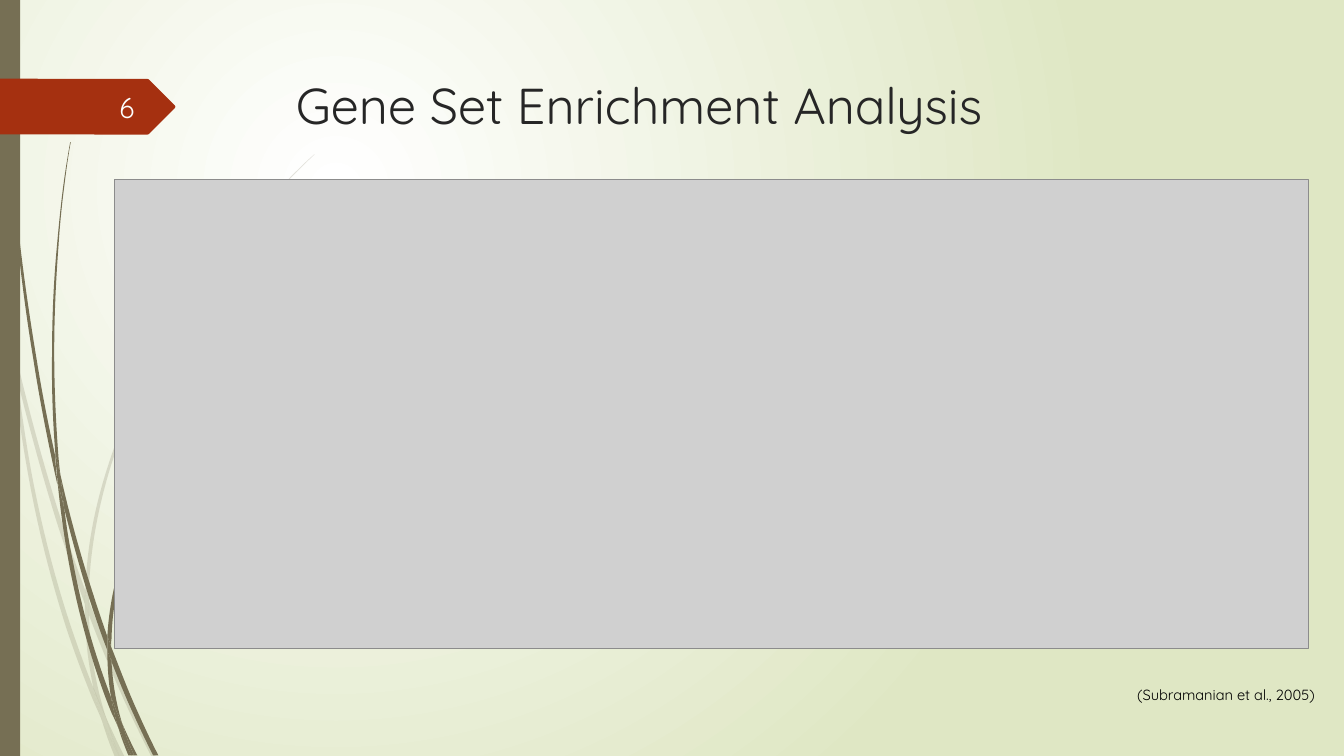
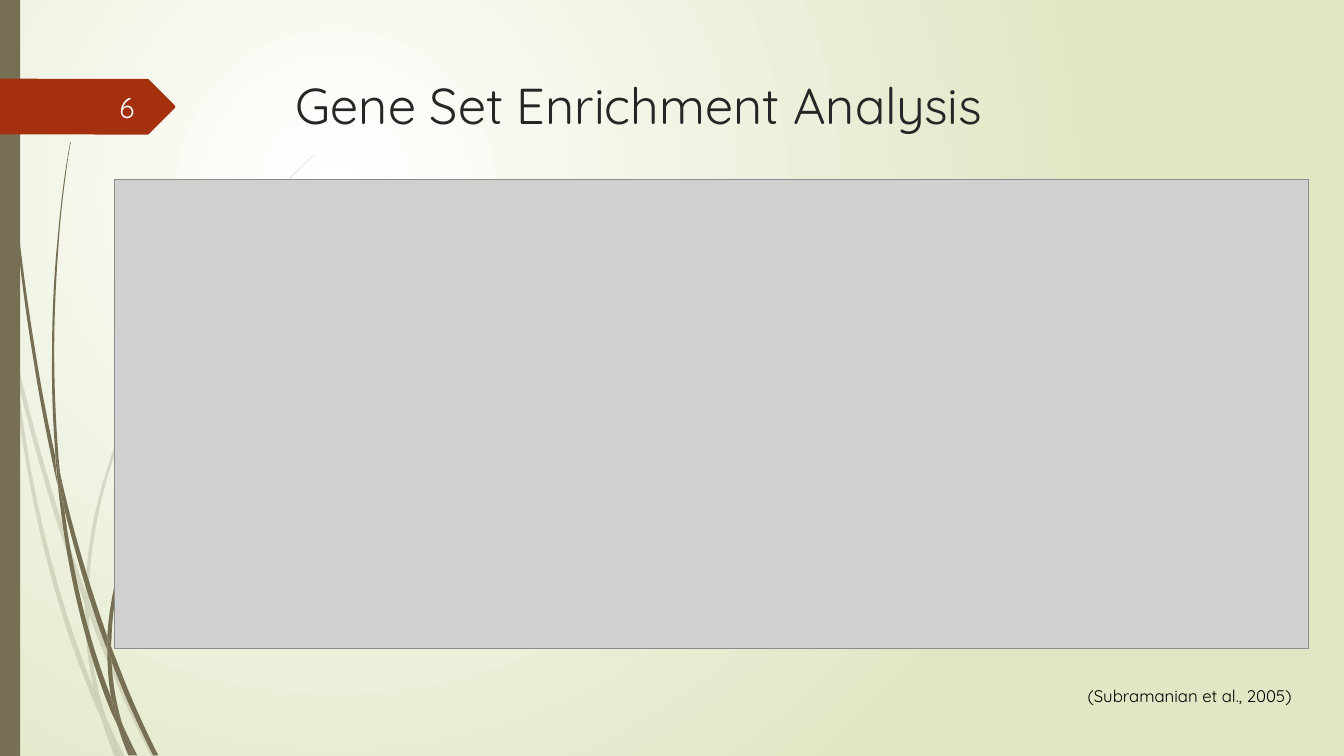
Before and after one commit to Lai-jun-yan/Academia-Sinica-internship-project, a slide deck: slide 6 of 暑期實習進度報告/presentation_final.pptx. Drawn at 1344x756 pixels with LibreOffice and Linux fonts; fonts in the diff are those of the drawing; grey boxes stand for pictures. Boxes give left, top, right and bottom in pixels: in the first picture for what was removed or moved away, otherwise in the second. Text is boxed around its words. In the diff, an @@ line names an element or a change of style, - is before the commit and + after.

```diff
--- a/暑期實習進度報告/presentation_final.pptx
+++ b/暑期實習進度報告/presentation_final.pptx
@@ text "(Subramanian et al., 2005)": place and size @@
-text "(Subramanian et al., 2005)" at box(1137, 689, 1315, 703)
+text "(Subramanian et al., 2005)" at box(1088, 689, 1292, 705)
@@ text "(Subramanian et al., 2005)" at box(1088, 689, 1292, 705): size 10.5 to 12 pt @@
```
Also in this commit, not shown: 4 other slides changed, 19 slides added, 3 slides removed.
